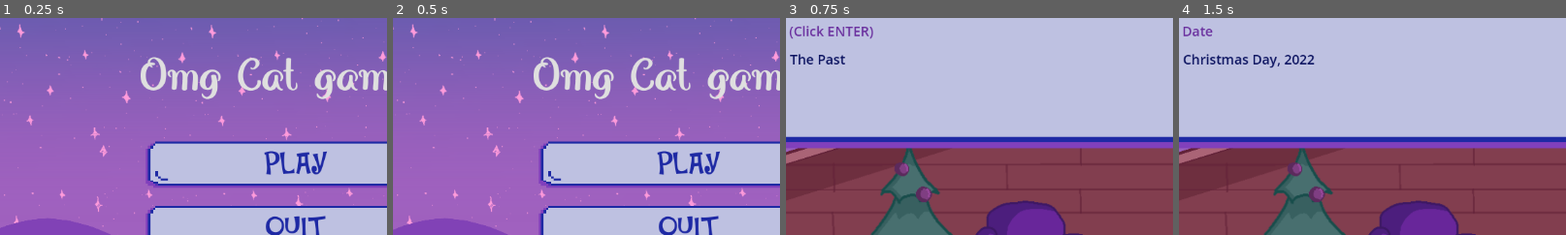
Above: before the commit, frames 1-4 (left to right).
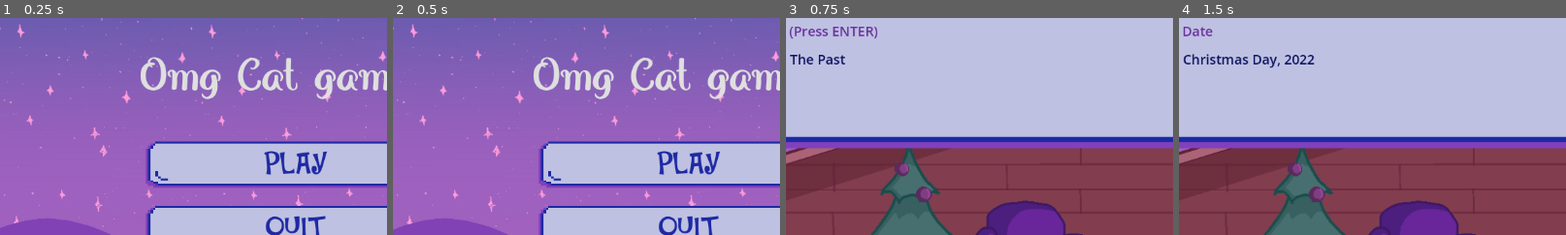
Above: after the commit, the same moments.

Repository: purple-affogato/magic-xmas-cat-game
Game: Godot game, scene res://menu.tscn
Two runs of this game, one before a commit and one after it. Both use one fixed random seed, a clock stepped at 60 frames per second and the inputs below. The project has no main scene, so this scene is started directly.
Inputs:
- Up to frame 1 (0.25 s): no input
- Up to frame 2 (0.5 s): no input
- Up to frame 3 (0.75 s): click "PLAY" at 0.5 s
- Up to frame 4 (1.5 s): tap Enter (ui_accept) at 1.25 s; hold Right (ui_right) from 1.28 s (still down); tap Q (normal_attack) at 1.35 s
The pictures show only the part of the screen within x 13-62%, y 6-56%; the shares and areas given below are measured in that part.

Frames 1-2 are identical in both runs. In frame 3, 0.6% of the frame differs, in the area x 2-24%, y 3-10%; in frame 4, nothing differs.

Commit message:
replaced foxes w/ birds in past lvl

Diff:
--- /dev/null
+++ b/bird.gd
@@ -0,0 +1,50 @@
+extends CharacterBody2D
+
+
+const SPEED = 200.0
+var playerX
+var flip = false
+var hp
+var atk
+
+
+func _process(_delta):
+	if hp <= 0 and $DeathTimer.time_left == 0:
+		$DeathTimer.start()
+	if abs(playerX - self.position.x) >= 170:
+		$AnimatedSprite2D.play("fly_idle")
+		if self.position.x > playerX: # go left
+			velocity.x = -SPEED
+			if !flip:
+				scale.x = -scale.x
+				flip = true
+		else:
+			if flip:
+				scale.x = -scale.x
+				flip = false
+			velocity.x = SPEED
+	else:
+		velocity.x = 0
+		if atk:
+			$AttackTimer.start()
+			atk = false
+	handle_atk_animation()
+	move_and_slide()
+
+func handle_atk_animation():
+	if $AnimatedSprite2D.animation == "water" and $AnimatedSprite2D.frame_progress == 1.0:
+		$AnimatedSprite2D.play("fly_idle")
+		$Water/AOE.disabled = true
+
+func _ready():
+	hp = 1
+	atk = true
+
+func _on_death_timer_timeout():
+	get_parent().kills += 1
+	queue_free()
+
+
+func _on_attack_timer_timeout():
+	$AnimatedSprite2D.play("water")
+	$Water/AOE.disabled = false
--- a/bird.tscn
+++ b/bird.tscn
@@ -1,5 +1,6 @@
-[gd_scene load_steps=12 format=3 uid="uid://cc5gph0lp0ay1"]
+[gd_scene load_steps=14 format=3 uid="uid://c2egyfcct04yu"]
 
+[ext_resource type="Script" path="res://bird.gd" id="1_jylmp"]
 [ext_resource type="Texture2D" uid="uid://8gjs8d8girkp" path="res://Assets/Bird.png" id="1_p6fn1"]
 
 [sub_resource type="AtlasTexture" id="AtlasTexture_u34km"]
@@ -66,7 +67,7 @@
 "duration": 1.0,
 "texture": SubResource("AtlasTexture_f8nj3")
 }],
-"loop": true,
+"loop": false,
 "name": &"water",
 "speed": 5.0
 }]
@@ -74,15 +75,44 @@
 [sub_resource type="RectangleShape2D" id="RectangleShape2D_ldvcl"]
 size = Vector2(42, 31.5)
 
-[node name="CharacterBody2D" type="CharacterBody2D"]
+[sub_resource type="CircleShape2D" id="CircleShape2D_758li"]
+radius = 20.0998
+
+[node name="Bird" type="CharacterBody2D"]
+script = ExtResource("1_jylmp")
 
 [node name="AnimatedSprite2D" type="AnimatedSprite2D" parent="."]
 texture_filter = 1
 sprite_frames = SubResource("SpriteFrames_6v0ht")
 animation = &"fly_idle"
-frame_progress = 0.44979
+frame_progress = 0.906988
 
 [node name="CollisionShape2D" type="CollisionShape2D" parent="."]
 visible = false
 position = Vector2(-3, 6)
 shape = SubResource("RectangleShape2D_ldvcl")
+
+[node name="DeathTimer" type="Timer" parent="."]
+wait_time = 0.3
+one_shot = true
+
+[node name="AttackTimer" type="Timer" parent="."]
+wait_time = 3.0
+one_shot = true
+
+[node name="Water" type="Area2D" parent="."]
+
+[node name="AOE" type="CollisionShape2D" parent="Water"]
+position = Vector2(38, 11)
+shape = SubResource("CircleShape2D_758li")
+disabled = true
+debug_color = Color(0.866667, 0.227451, 0.686275, 0.419608)
+
+[node name="OuchTimer" type="Timer" parent="."]
+one_shot = true
+
+[node name="DMGPosition" type="Marker2D" parent="."]
+position = Vector2(0, -24)
+
+[connection signal="timeout" from="DeathTimer" to="." method="_on_death_timer_timeout"]
+[connection signal="timeout" from="AttackTimer" to="." method="_on_attack_timer_timeout"]
--- a/past_level.gd
+++ b/past_level.gd
@@ -1,7 +1,7 @@
 extends Node2D
 
 var start_dia = [
-	"(Click ENTER)","The Past",
+	"(Press ENTER)","The Past",
 	"Date","Christmas Day, 2022",
 	"Cat", "*opening presents* OMG, is this the latest state-of-the-art ball of yarn, specially designed for only the best of cat play times!",
 	"Owner", "I’m glad you like the present. :D",
@@ -12,7 +12,7 @@
 	"Cat", "!!! What was that sound?!",
 	"Owner", "Be careful! The enemies of Christmas are attacking us!",
 	"Tutorial","Use the arrow keys to move!",
-	"Tutorial","Attack with Q and E!",
+	"Tutorial","Attack by clicking Q and W!",
 	"Tutorial", "But most importantly, don't die!"
 	]
 var end_dia = [
@@ -45,27 +45,27 @@
 			ph = Phase.END
 			return
 		spawn_enemies()
-		handle_foxes()
+		handle_birds()
 	else:
 		if !dia.reading:
 			get_tree().change_scene_to_file("res://present_level.tscn")
 
 func spawn_enemies():
-	var fox = preload("res://fox.tscn").instantiate()
-	if len(get_tree().get_nodes_in_group("firefox")) < 1:
-		add_child(fox)
-		fox.position = $SpawnPoint1.position
-		fox.add_to_group("firefox")
+	var bird = preload("res://bird.tscn").instantiate()
+	if len(get_tree().get_nodes_in_group("waterbird")) < 1:
+		add_child(bird)
+		bird.position = $SpawnPoint.position
+		bird.add_to_group("waterbird")
 
 func remove_enemies():
-	var foxes = get_tree().get_nodes_in_group("firefox")
-	for f in foxes:
-		f.queue_free()
+	var birds = get_tree().get_nodes_in_group("waterbird")
+	for b in birds:
+		b.queue_free()
 
-func handle_foxes():
-	var foxes = get_tree().get_nodes_in_group("firefox")
-	for f in foxes:
-		f.playerX = $Cat.position.x
+func handle_birds():
+	var birds = get_tree().get_nodes_in_group("waterbird")
+	for b in birds:
+		b.playerX = $Cat.position.x
 
 func _ready():
 	$Cat/AnimatedSprite2D.play('Idle')
--- a/past_level.tscn
+++ b/past_level.tscn
@@ -79,11 +79,8 @@
 
 [node name="DialogueBox" parent="." instance=ExtResource("5_ntd08")]
 
-[node name="SpawnPoint1" type="Marker2D" parent="."]
-position = Vector2(1156, 527)
-
-[node name="SpawnPoint2" type="Marker2D" parent="."]
-position = Vector2(1161, 611)
+[node name="SpawnPoint" type="Marker2D" parent="."]
+position = Vector2(1158, 567)
 
 [node name="Cat" parent="." instance=ExtResource("1_s4ikg")]
 position = Vector2(493, 585)
--- a/project.godot
+++ b/project.godot
@@ -27,7 +27,7 @@
 "events": [Object(InputEventKey,"resource_local_to_scene":false,"resource_name":"","device":-1,"window_id":0,"alt_pressed":false,"shift_pressed":false,"ctrl_pressed":false,"meta_pressed":false,"pressed":false,"keycode":0,"physical_keycode":87,"key_label":0,"unicode":119,"echo":false,"script":null)
 ]
 }
-special_skill={
+water_skill={
 "deadzone": 0.5,
 "events": [Object(InputEventKey,"resource_local_to_scene":false,"resource_name":"","device":-1,"window_id":0,"alt_pressed":false,"shift_pressed":false,"ctrl_pressed":false,"meta_pressed":false,"pressed":false,"keycode":0,"physical_keycode":69,"key_label":0,"unicode":101,"echo":false,"script":null)
 ]
